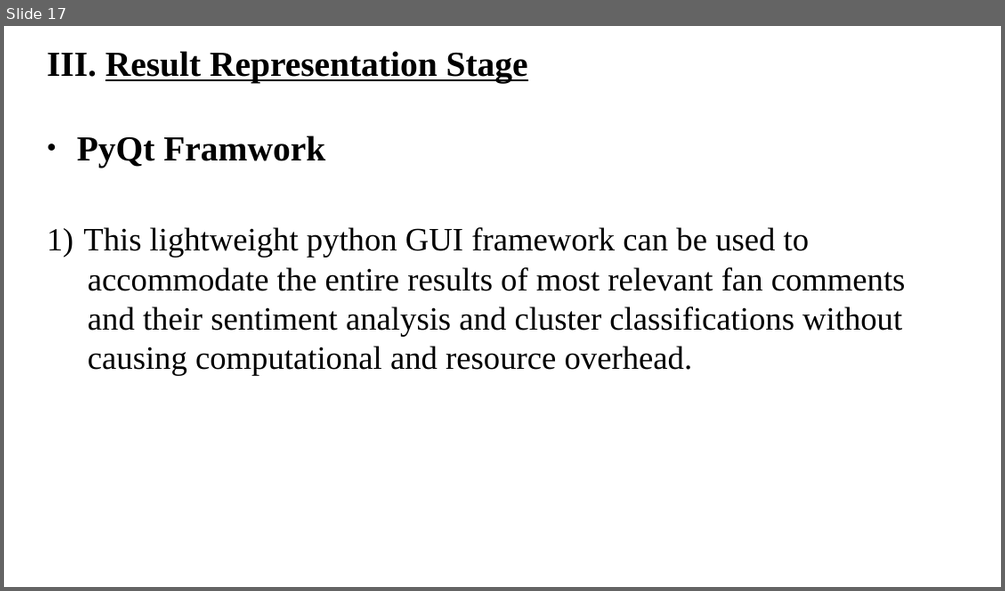
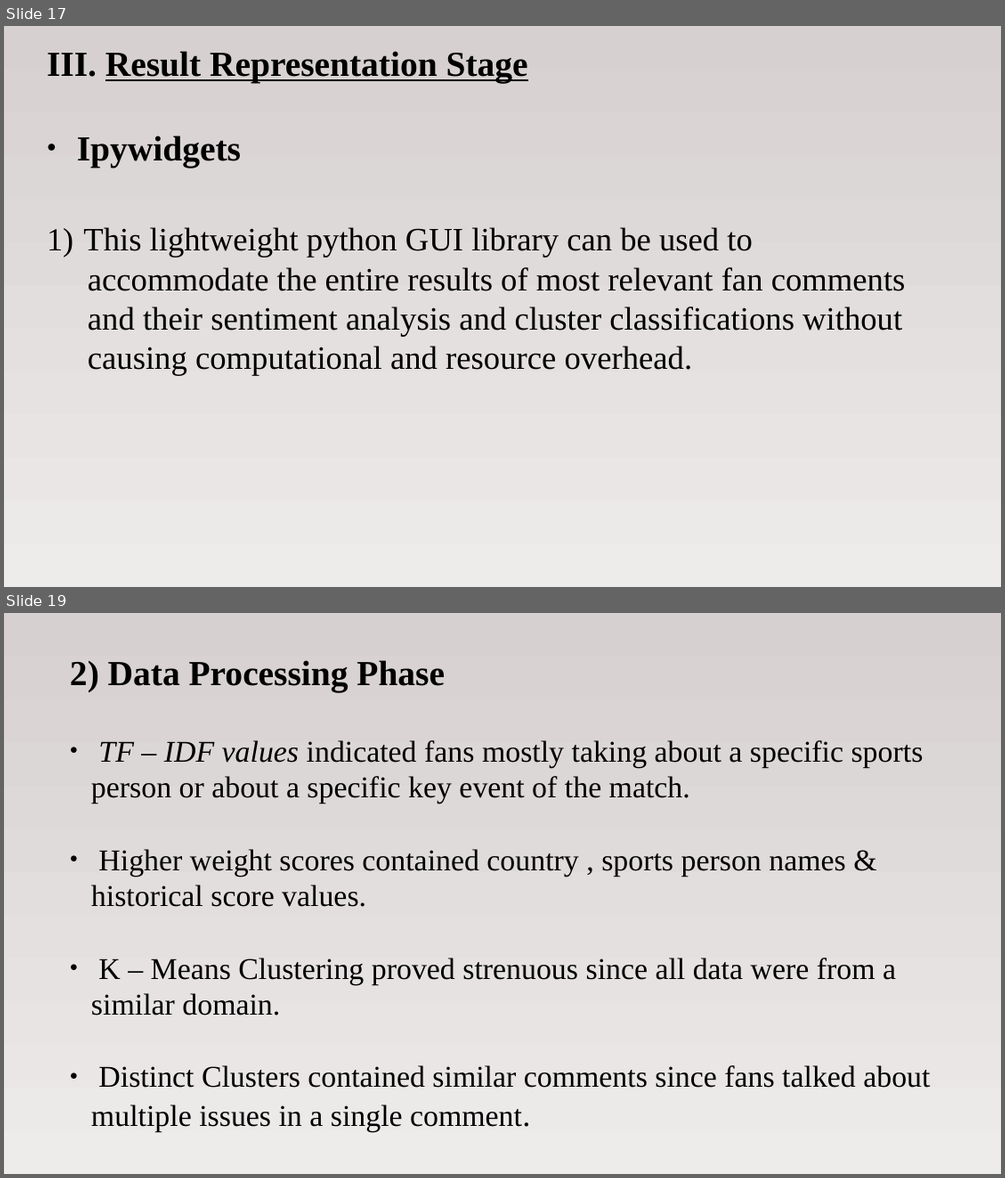
Before and after one commit to alfinwilliam/Sports-Match-Analysis-using-Social-Media-Mining, a slide deck: docs/projectppt.odp. Shown one above the other, each under a label of ours: slide 17 before the commit, slides 17 and 19 after it; the slides between them are not shown. The pictures are 1005x591 and 1005x1178 pixels, drawn with LibreOffice and Linux fonts; fonts in the diff are those of the drawing. Boxes give left, top, right and bottom in pixels: in the first picture for what was removed or moved away, otherwise in the second. Text is boxed around its words. In the diff, an @@ line names an element or a change of style, - is before the commit and + after.

```diff
--- a/docs/projectppt.odp
+++ b/docs/projectppt.odp
@@ slide 19 added at bbox=[4, 613, 1001, 1174], background gradient #D6D0D0 to #EEEBEB @@
@@ text added at bbox=[91, 660, 930, 1131], 24 pt, text #000000 @@
+2) Data Processing Phase
+● TF – IDF values indicated fans mostly taking about a specific sports person or about a specific key event of the match.
+● Higher weight scores contained country , sports person names & historical score values.
+● K – Means Clustering proved strenuous since all data were from a similar domain.
+● Distinct Clusters contained similar comments since fans talked about multiple issues in a single comment.
@@ slide 17 changed as well @@
@@ background #FFFFFF to gradient #D6D0D0 to #EEEBEB @@
@@ subtitle at bbox=[77, 135, 752, 257]: text changed @@
-● PyQt Framwork
-1) This lightweight python GUI framework can be used to
+● Ipywidgets
+1) This lightweight python GUI library can be used to
```
Also in this commit, not shown: 14 other slides changed, 12 other slides added, 6 slides removed.
